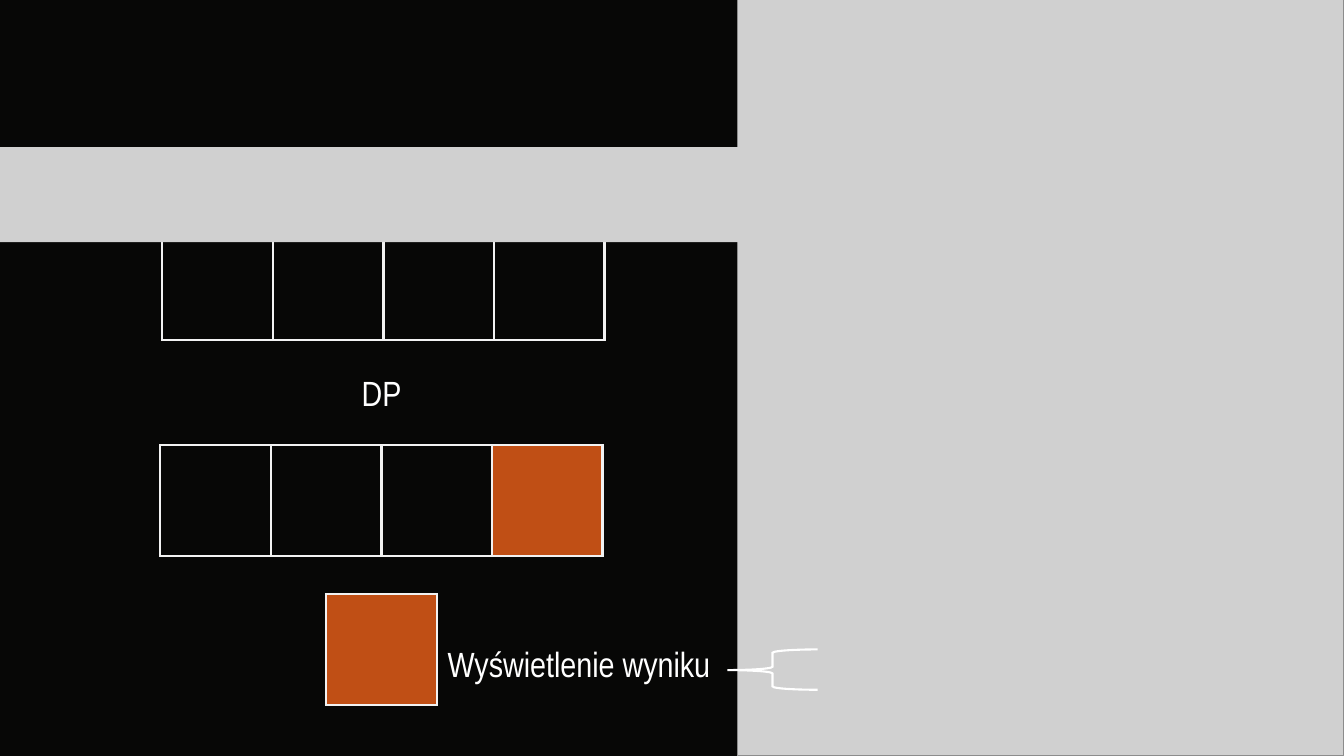
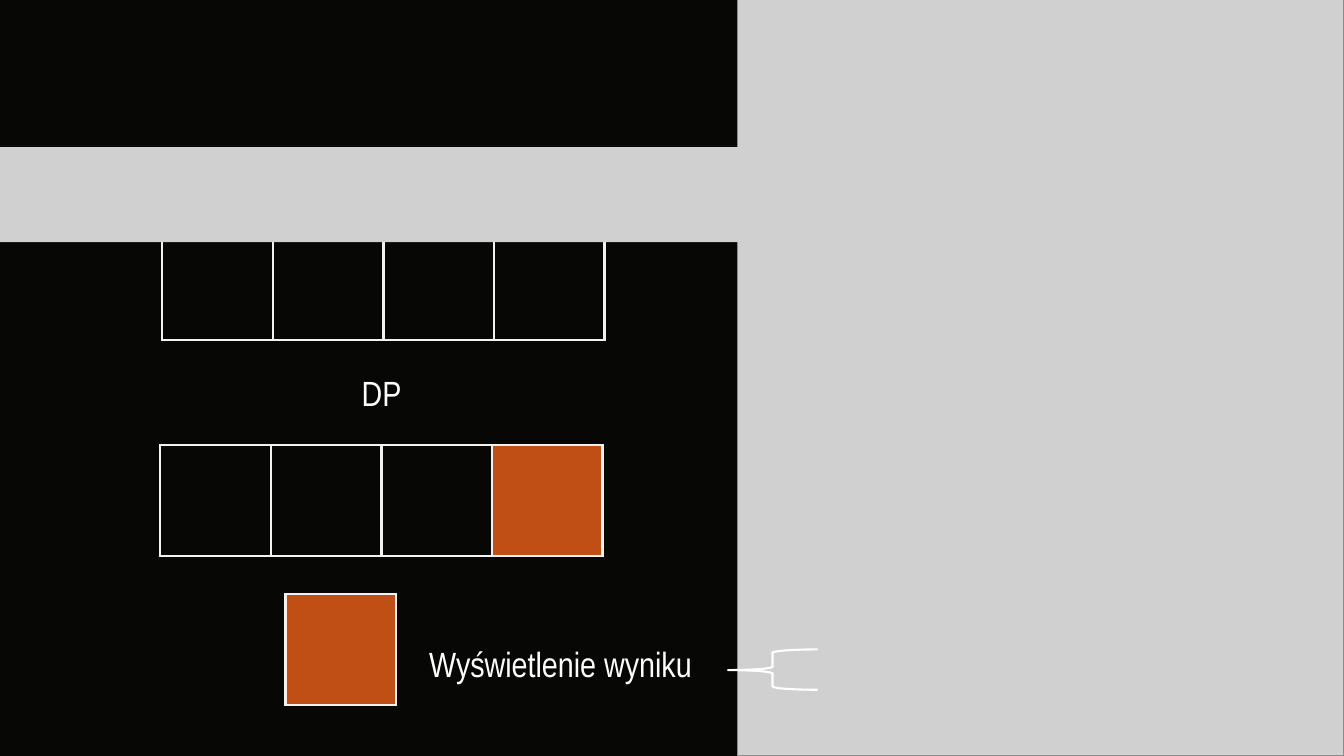
Before and after one commit to Grzeslaw115/ODI, a slide deck: slide 23 of 2023-24/Etap I/Prezentacje/zadanie4.pptx. Drawn at 1344x756 pixels with LibreOffice and Linux fonts; fonts in the diff are those of the drawing; grey boxes stand for pictures. Boxes give left, top, right and bottom in pixels: in the first picture for what was removed or moved away, otherwise in the second. Text is boxed around its words. In the diff, an @@ line names an element or a change of style, - is before the commit and + after.

```diff
--- a/2023-24/Etap I/Prezentacje/zadanie4.pptx
+++ b/2023-24/Etap I/Prezentacje/zadanie4.pptx
@@ rectangle: place and size @@
-rectangle at [326, 594, 437, 705]
+rectangle at [285, 594, 396, 705]
@@ text "Wyświetlenie wyniku": place and size @@
-text "Wyświetlenie wyniku" at [448, 651, 711, 684]
+text "Wyświetlenie wyniku" at [429, 651, 692, 684]
```
Also in this commit, not shown: 6 other files.
